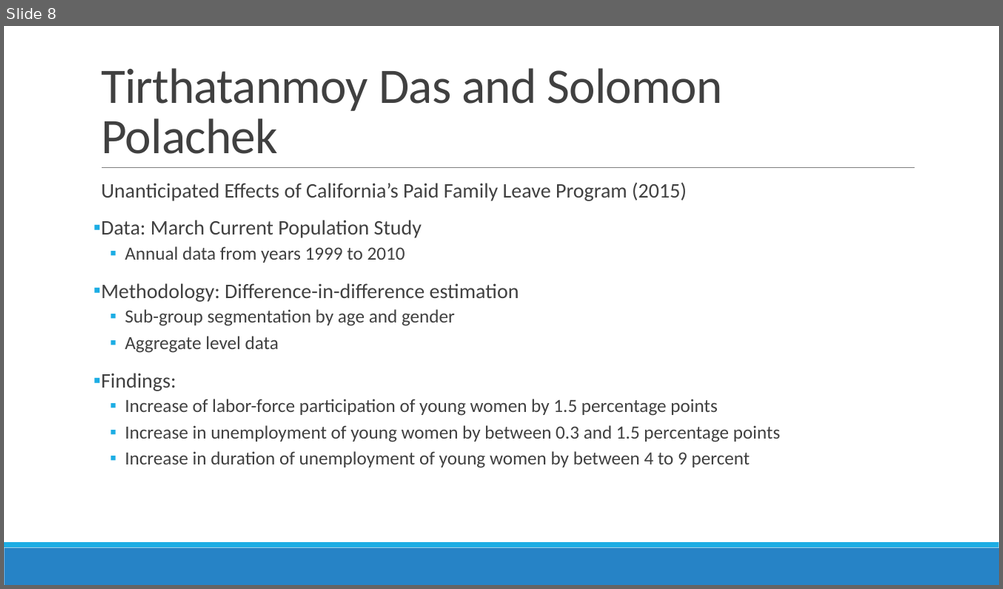
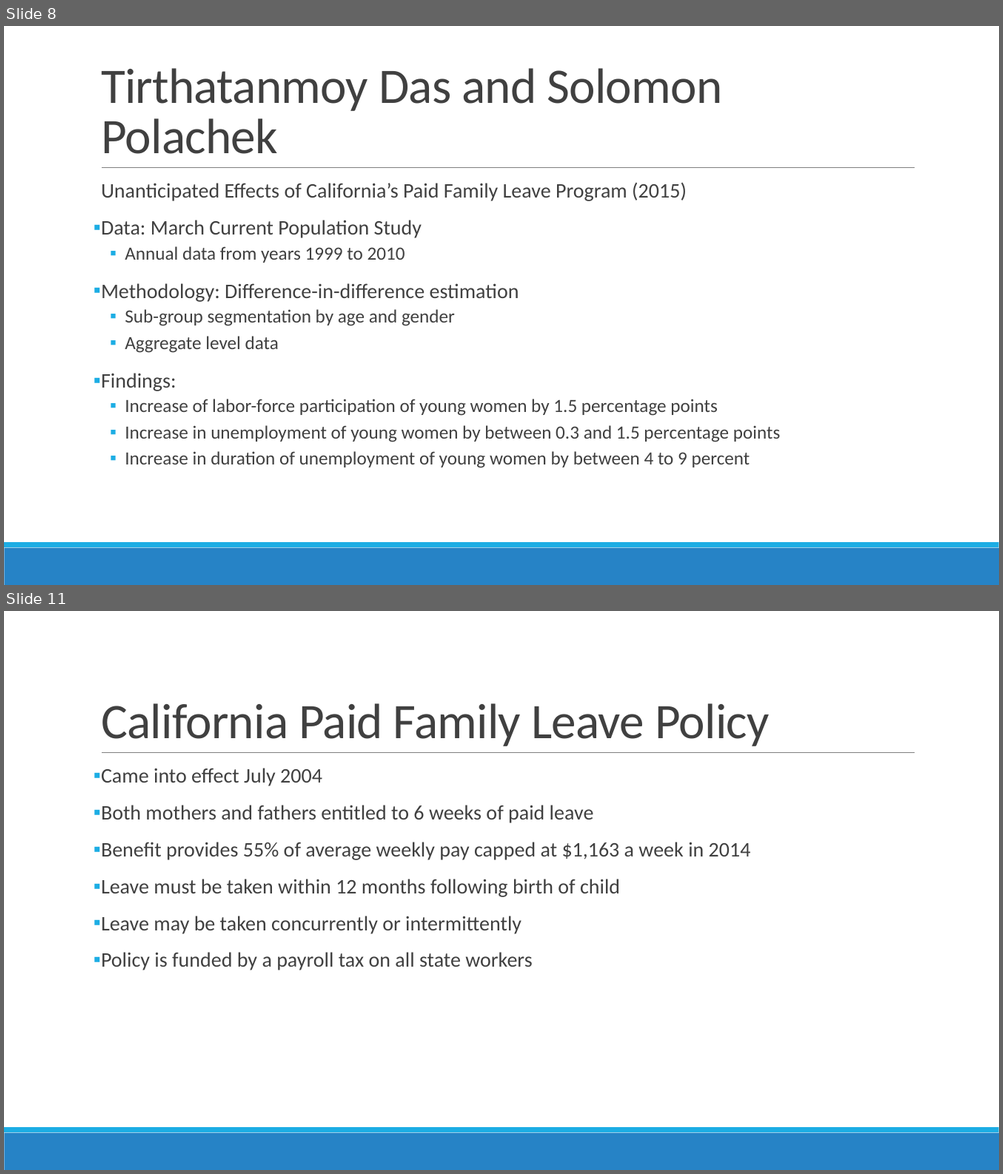
Before and after one commit to alexgoldsmith/Thesis, a slide deck: Thesis.pptx. Shown one above the other, each under a label of ours: slide 8 before the commit, slides 8 and 11 after it; the slides between them are not shown. The pictures are 1003x589 and 1003x1174 pixels, drawn with LibreOffice and Linux fonts; fonts in the diff are those of the drawing. Boxes give left, top, right and bottom in pixels: in the first picture for what was removed or moved away, otherwise in the second. Text is boxed around its words. In the diff, an @@ line names an element or a change of style, - is before the commit and + after.

```diff
--- a/Thesis.pptx
+++ b/Thesis.pptx
@@ slide 11 added at (4, 611, 999, 1170), background #FFFFFF; not listed: 3 template elements that a slide beside it also shows @@
@@ title added at (101, 703, 769, 746), 48 pt, text #404040 @@
+California Paid Family Leave Policy
@@ text added at (101, 768, 751, 971), 20 pt, text #404040 @@
+▪ Came into effect July 2004
+▪ Both mothers and fathers entitled to 6 weeks of paid leave
+▪ Benefit provides 55% of average weekly pay capped at $1,163 a week in 2014
+▪ Leave must be taken within 12 months following birth of child
+▪ Leave may be taken concurrently or intermittently
+▪ Policy is funded by a payroll tax on all state workers
```
Also in this commit, not shown: 1 slide changed, 3 other slides added.
